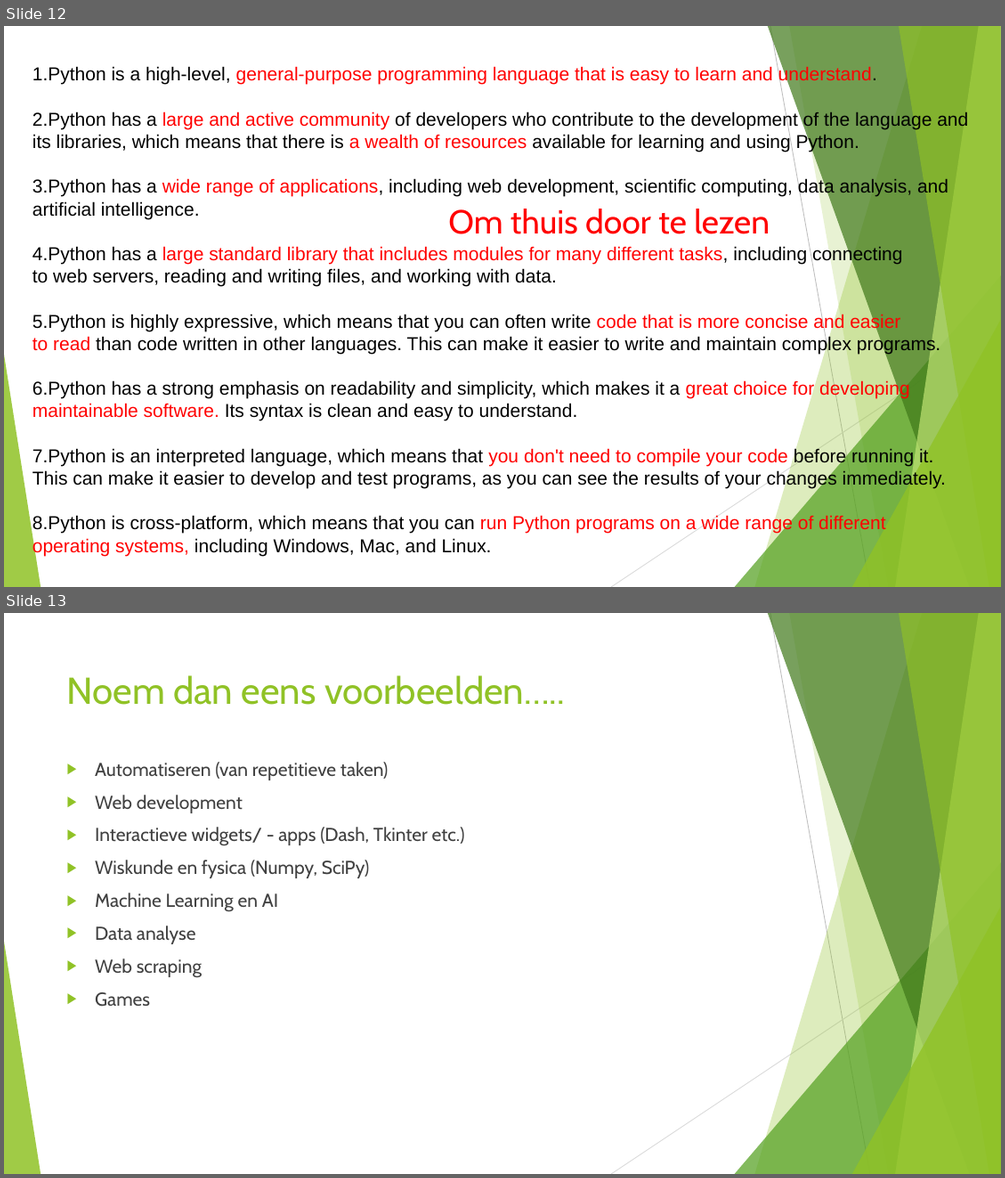
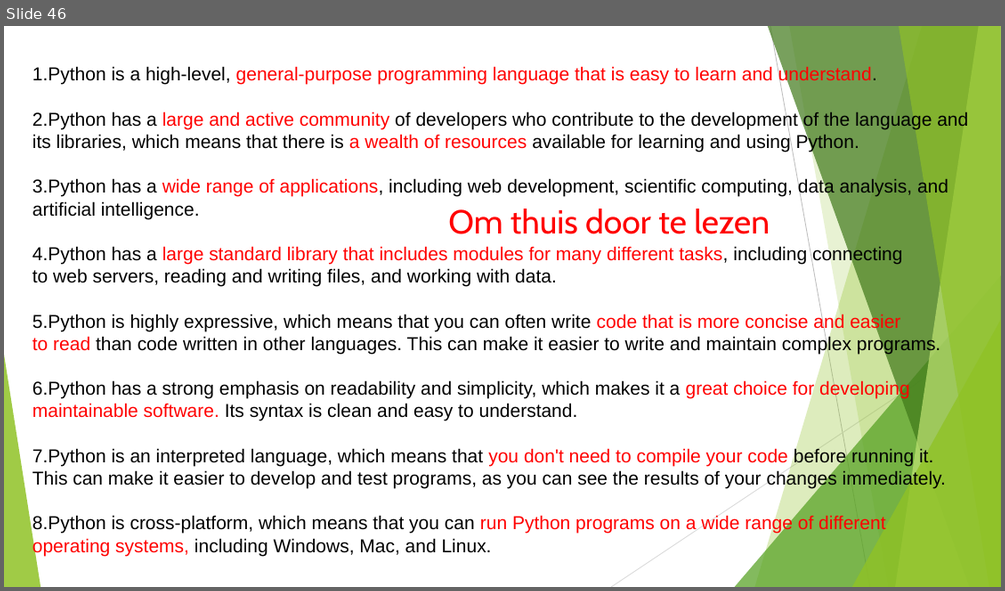
Before and after one commit to HagaZiekenhuis/python-workshops, a slide deck: Intro.pptx. Shown one above the other, each under a label of ours: slides 12 and 13 before the commit, slide 46 after it. The pictures are 1005x1178 and 1005x591 pixels, drawn with LibreOffice and Linux fonts; fonts in the diff are those of the drawing. Boxes give left, top, right and bottom in pixels: in the first picture for what was removed or moved away, otherwise in the second. Text is boxed around its words. In the diff, an @@ line names an element or a change of style, - is before the commit and + after.

```diff
--- a/Intro.pptx
+++ b/Intro.pptx
@@ slide 13 removed at [4, 613, 1001, 1174], background #FFFFFF; not listed: 10 template elements that a slide beside it also shows @@
@@ title removed at [67, 675, 565, 705] @@
-Noem dan eens voorbeelden…..
@@ text removed at [95, 762, 465, 1006] @@
-▶ Automatiseren (van repetitieve taken)
-▶ Web development
-▶ Interactieve widgets/ - apps (Dash, Tkinter etc.)
-▶ Wiskunde en fysica (Numpy, SciPy)
-▶ Machine Learning en AI
-▶ Data analyse
-▶ Web scraping
-▶ Games
@@ what was slide 12 is now slide 46 @@
```
Also in this commit, not shown: 4 slides changed, 5 slides added, 8 other slides removed.
